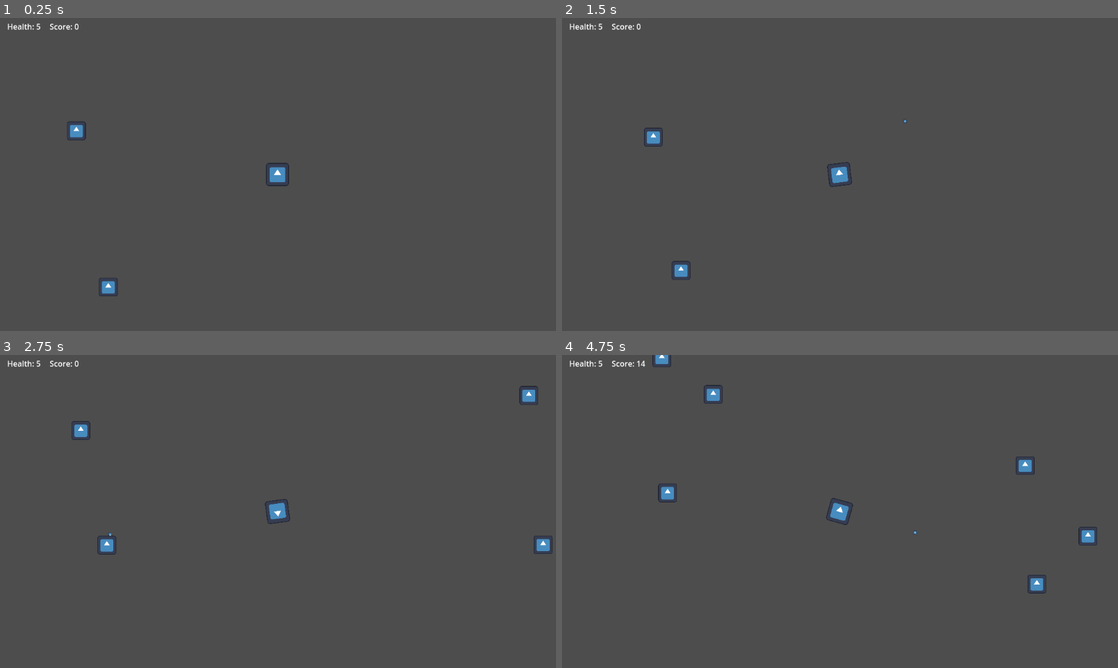
Above: before the commit, frames 1-4 (two rows, left to right).
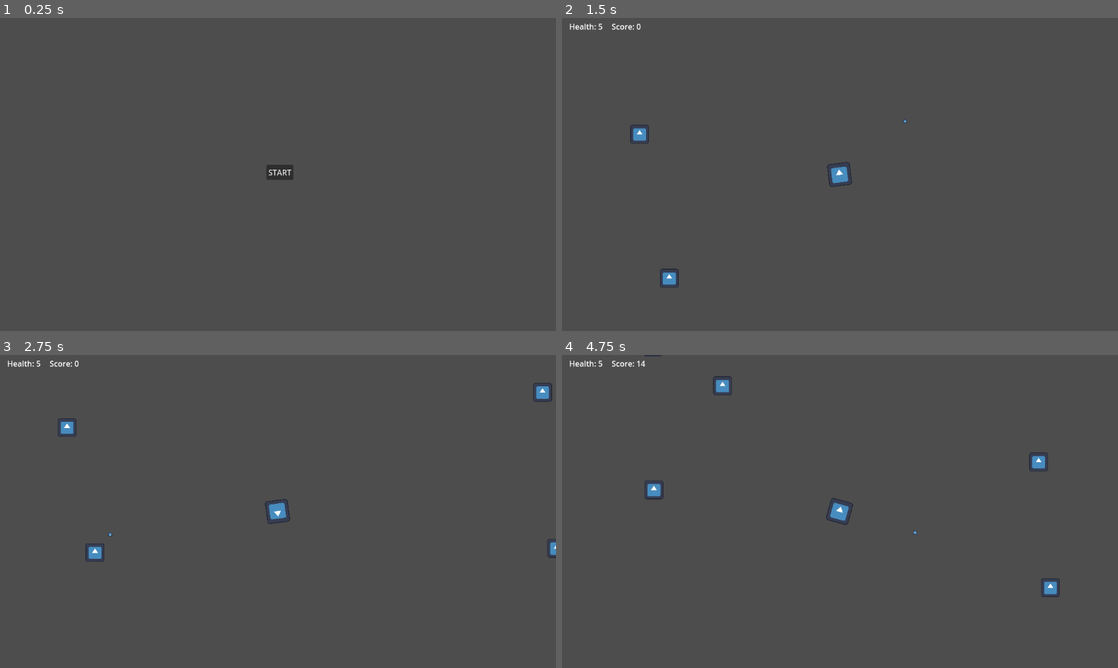
Above: after the commit, the same moments.

Repository: pengpa0012/godot-2d-survivor
Game: Godot game, scene res://scene/start_menu.tscn
Same seed, same stepped clock (60 frames per second), same inputs: the game is played once before the commit and once after it. Before the commit the project starts from res://scene/world.tscn. The engine's default icon, where the game draws it, is replaced by a stand-in: a white triangle on a blue panel in a dark square.
Inputs (mouse positions are in pixels of both pictures, inside the frame that each line leads up to):
- Up to frame 1 (0.25 s): no input
- Up to frame 2 (1.5 s): click (840, 171) at 0.5 s, where only the run after the commit has a clickable "START"; tap Enter (ui_accept) at 1.25 s; move the mouse to (962, 158) at 1.27 s; hold Right (ui_right) from 1.28 s (still down)
- Up to frame 3 (2.75 s): tap Enter (ui_accept) at 1.52, 2.27 s; move the mouse to (166, 527) at 2.02 s; release Right (ui_right) at 2.03 s; hold Down (ui_down) from 2.03 s (still down)
- Up to frame 4 (4.75 s): move the mouse to (895, 442) at 2.77 s; release Down (ui_down) at 2.78 s; hold Right (ui_right) 2.78-3.53 s; move the mouse to (812, 574) at 3.52 s; hold Up (ui_up) 3.53-4.28 s; tap Enter (ui_accept) at 3.77, 4.52 s; move the mouse to (1006, 558) at 4.27 s; hold Left (ui_left) from 4.28 s (still down)

The runs differ from the first frame. In frame 1, 0.7% of the frame differs, in the area x 1-53%, y 1-89%; in frame 2, 0.5%; in frame 3, 0.9%; in frame 4, 1.2%, in the area x 14-97%, y 0-78%.

Commit message:
added initial start/end screen

Diff:
--- a/project.godot
+++ b/project.godot
@@ -11,9 +11,13 @@
 [application]
 
 config/name="2d-survivor"
-run/main_scene="res://scene/world.tscn"
+run/main_scene="res://scene/start_menu.tscn"
 config/features=PackedStringArray("4.2", "Mobile")
 config/icon="res://icon.svg"
+
+[autoload]
+
+Global="*res://script/global.gd"
 
 [display]
 
--- /dev/null
+++ b/scene/end_menu.tscn
@@ -0,0 +1,24 @@
+[gd_scene load_steps=2 format=3 uid="uid://06b4r4ftv4eb"]
+
+[ext_resource type="Script" path="res://script/end_menu.gd" id="1_p584p"]
+
+[node name="end_menu" type="Node2D"]
+position = Vector2(576, 320)
+script = ExtResource("1_p584p")
+
+[node name="score" type="Label" parent="."]
+offset_left = -48.0
+offset_top = -56.0
+offset_right = 40.0
+offset_bottom = -33.0
+text = "Your Score:"
+
+[node name="Button" type="Button" parent="."]
+offset_left = -32.0
+offset_top = -16.0
+offset_right = 33.0
+offset_bottom = 15.0
+text = "Restart"
+metadata/_edit_use_anchors_ = true
+
+[connection signal="pressed" from="Button" to="." method="_on_button_pressed"]
--- /dev/null
+++ b/scene/start_menu.tscn
@@ -0,0 +1,17 @@
+[gd_scene load_steps=2 format=3 uid="uid://c24gw1mo3l67u"]
+
+[ext_resource type="Script" path="res://script/start_menu.gd" id="1_o2eem"]
+
+[node name="start_menu" type="Node2D"]
+position = Vector2(584, 320)
+script = ExtResource("1_o2eem")
+
+[node name="Button" type="Button" parent="."]
+offset_left = -32.0
+offset_top = -16.0
+offset_right = 24.0
+offset_bottom = 15.0
+text = "START"
+metadata/_edit_use_anchors_ = true
+
+[connection signal="pressed" from="Button" to="." method="_on_button_pressed"]
--- /dev/null
+++ b/script/end_menu.gd
@@ -0,0 +1,11 @@
+extends Node2D
+
+
+func _ready():
+	$score.text = "Your Score: " + str(Global.SCORE)
+
+
+func _on_button_pressed():
+	Global.HEALTH = 5
+	Global.SCORE = 0
+	get_tree().change_scene_to_file("res://scene/world.tscn")
--- /dev/null
+++ b/script/global.gd
@@ -0,0 +1,5 @@
+extends Node
+
+
+var SCORE = 0
+var HEALTH = 5
--- a/script/player.gd
+++ b/script/player.gd
@@ -4,9 +4,6 @@
 @export var bullet_scene: PackedScene = preload("res://scene/projectile.tscn")
 @onready var aim = get_node("aim")
 @onready var healthUI = get_node("/root/world/player/Camera2D/health")
-
-var HEALTH = 5
-var SCORE = 0
 
 func _physics_process(delta):
 	# PLAYER MOVEMENT
@@ -36,7 +33,8 @@
 
 func _on_hitbox_area_entered(area):
 	if area.name == "enemy":
-		HEALTH -= 1
-	healthUI.text = "Health: " + str(HEALTH)
-	if HEALTH <= 0:
+		Global.HEALTH -= 1
+	healthUI.text = "Health: " + str(Global.HEALTH)
+	if Global.HEALTH <= 0:
 		queue_free()
+		get_tree().change_scene_to_file("res://scene/end_menu.tscn")
--- a/script/projectile.gd
+++ b/script/projectile.gd
@@ -2,7 +2,6 @@
 
 var speed = 750
 @onready var scoreUI = get_node("/root/world/player/Camera2D/score")
-@onready var player = get_node("/root/world/player")
 
 func _process(delta):
 	position += transform.x * speed * delta
@@ -10,8 +9,8 @@
 
 func _on_body_shape_entered(body_rid, body, body_shape_index, local_shape_index):
 	if body.name != "player":
-		player.SCORE += 10 + randi_range(1, 5)
-		scoreUI.text = "Score: " + str(player.SCORE)
+		Global.SCORE += 10 + randi_range(1, 5)
+		scoreUI.text = "Score: " + str(Global.SCORE)
 		body.queue_free()
 		queue_free()
 
--- /dev/null
+++ b/script/start_menu.gd
@@ -0,0 +1,5 @@
+extends Node2D
+
+
+func _on_button_pressed():
+	get_tree().change_scene_to_file("res://scene/world.tscn")
